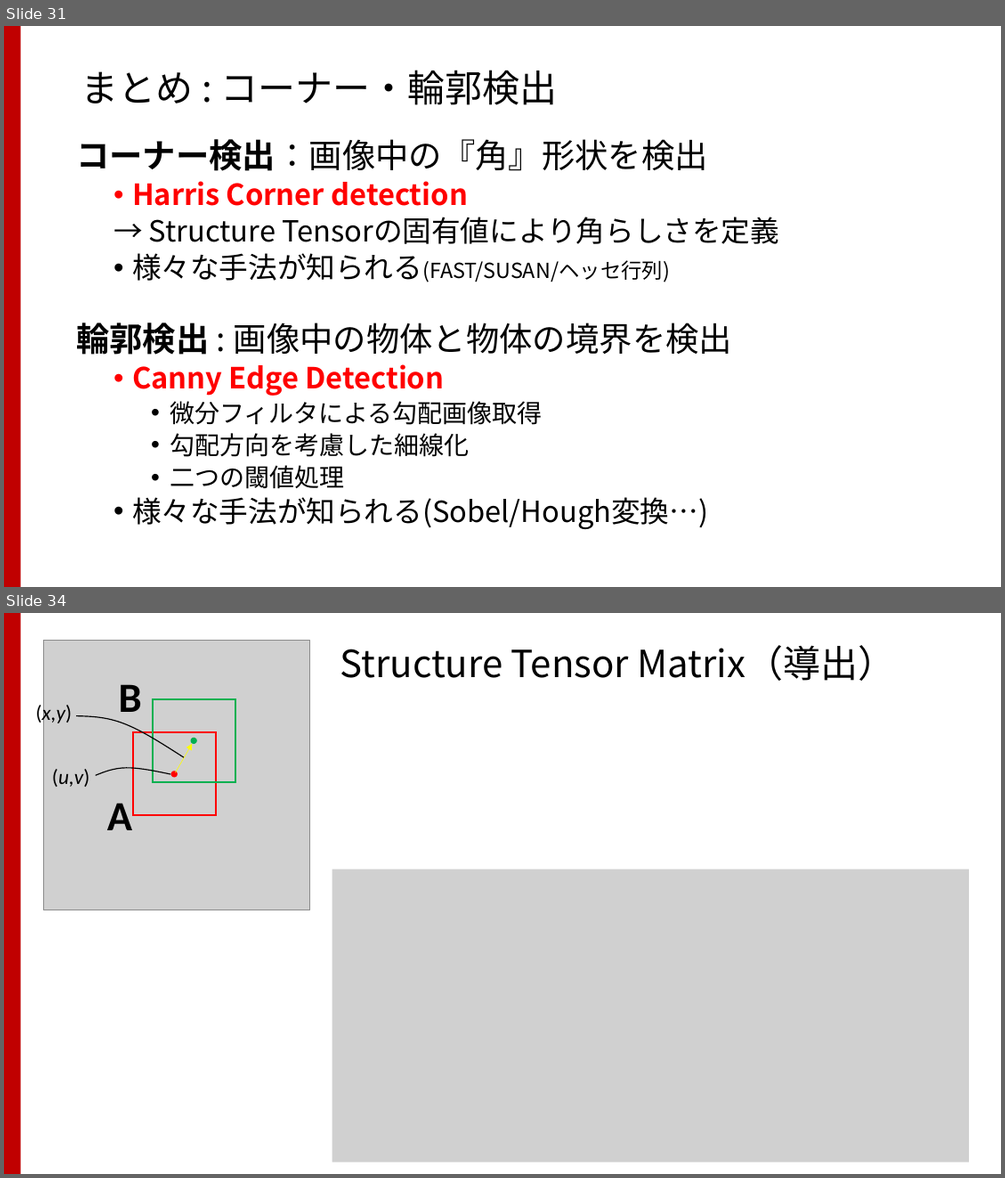
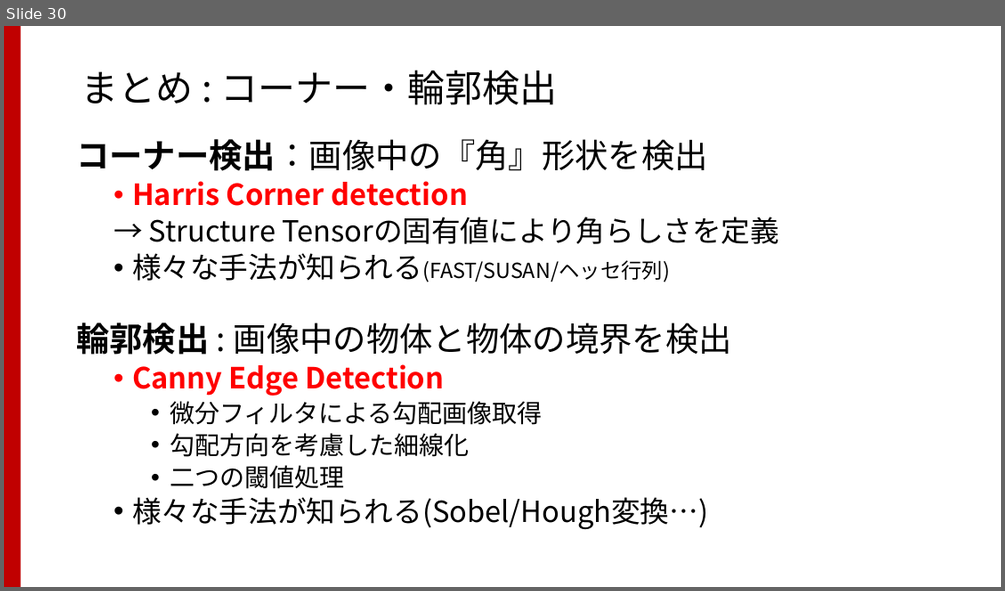
Before and after one commit to TakashiIjiri/TakashiIjiri.github.io, a slide deck: classes/dm2018_2/dm2_2.pptx. Shown one above the other, each under a label of ours: slides 31 and 34 before the commit, slide 30 after it; the slides between them are not shown. The pictures are 1005x1178 and 1005x591 pixels, drawn with LibreOffice and Linux fonts; fonts in the diff are those of the drawing; grey boxes stand for pictures. Boxes give left, top, right and bottom in pixels: in the first picture for what was removed or moved away, otherwise in the second. Text is boxed around its words. In the diff, an @@ line names an element or a change of style, - is before the commit and + after.

```diff
--- a/classes/dm2018_2/dm2_2.pptx
+++ b/classes/dm2018_2/dm2_2.pptx
@@ slide 34 removed at (4,613,1001,1174), background #FFFFFF; not listed: 1 template element that a slide beside it also shows @@
@@ title removed at (340,645,896,681) @@
-Structure Tensor Matrix（導出）
@@ group removed at (36,641,310,910): 4 texts, 2 ellipses, 2 rectangles, 2 freeform shapes, 1 picture, 1 arrow @@
-A
-B
-(u,v)
-(x,y)
@@ picture removed at (332,868,970,1162) @@
@@ what was slide 31 is now slide 30 @@
```
Also in this commit, not shown: 5 slides changed, 1 slide added, 2 other slides removed, 1 other file.
